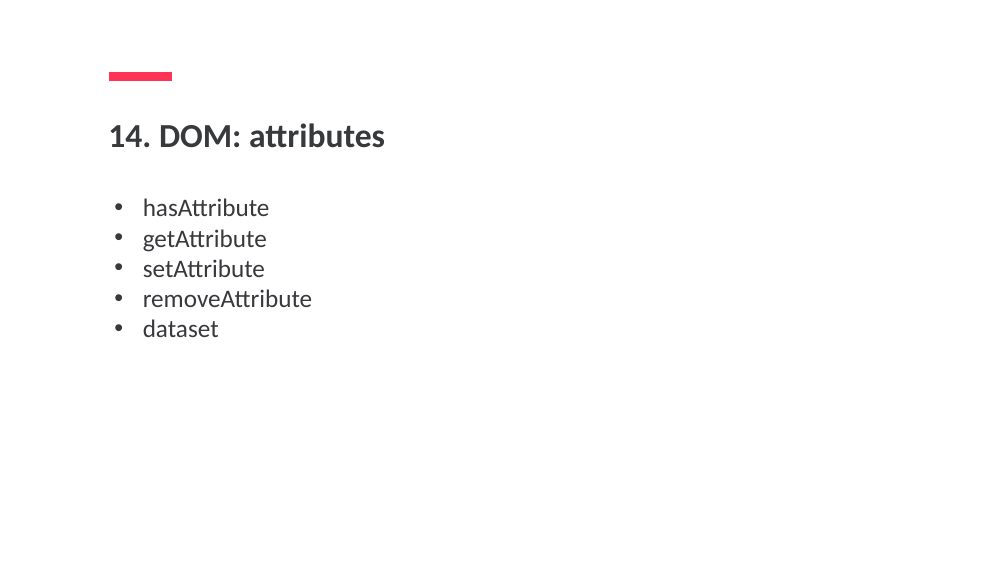
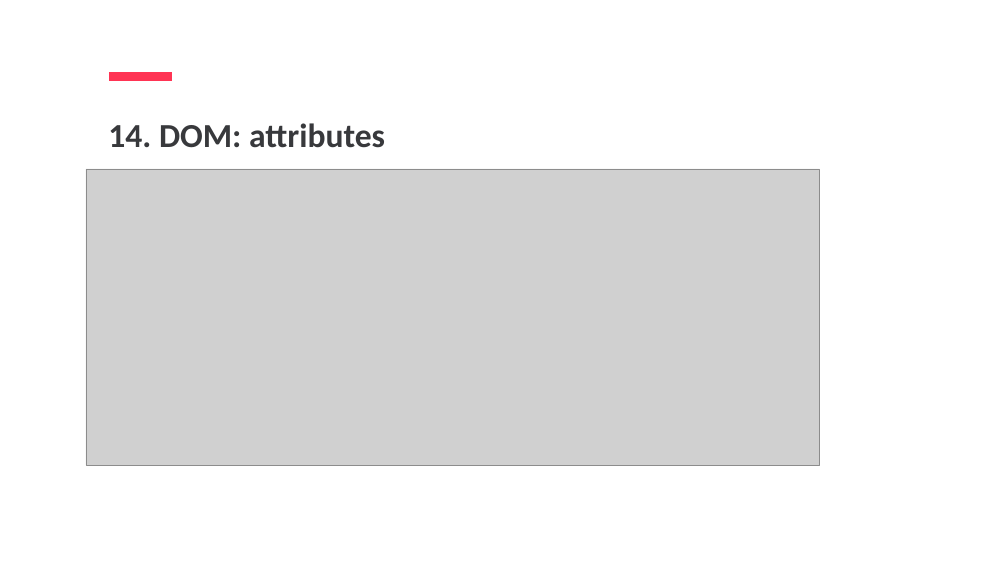
Before and after one commit to jpotapova/js-lecture-1, a slide deck: slide 80 of JS1-Jelizaveta-Potapova.pptx (slide 77 before the commit). Drawn at 1008x567 pixels with LibreOffice and Linux fonts; fonts in the diff are those of the drawing; grey boxes stand for pictures. Boxes give left, top, right and bottom in pixels: in the first picture for what was removed or moved away, otherwise in the second. Text is boxed around its words. In the diff, an @@ line names an element or a change of style, - is before the commit and + after.

Commit message:
Update slides

```diff
--- a/JS1-Jelizaveta-Potapova.pptx
+++ b/JS1-Jelizaveta-Potapova.pptx
@@ picture added at box(86, 169, 819, 465) @@
@@ text removed at box(143, 198, 312, 337) @@
-• hasAttribute
-• getAttribute
-• setAttribute
-• removeAttribute
-• dataset
```
Also in this commit, not shown: 4 other slides changed, 4 slides added.
